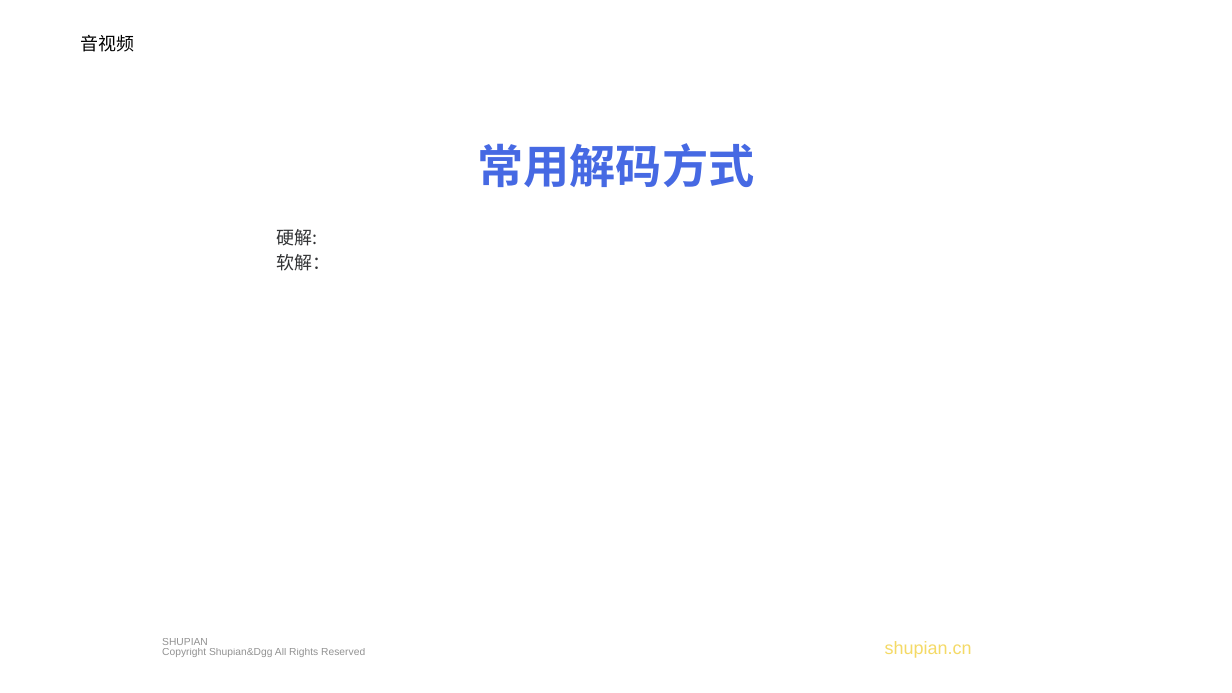
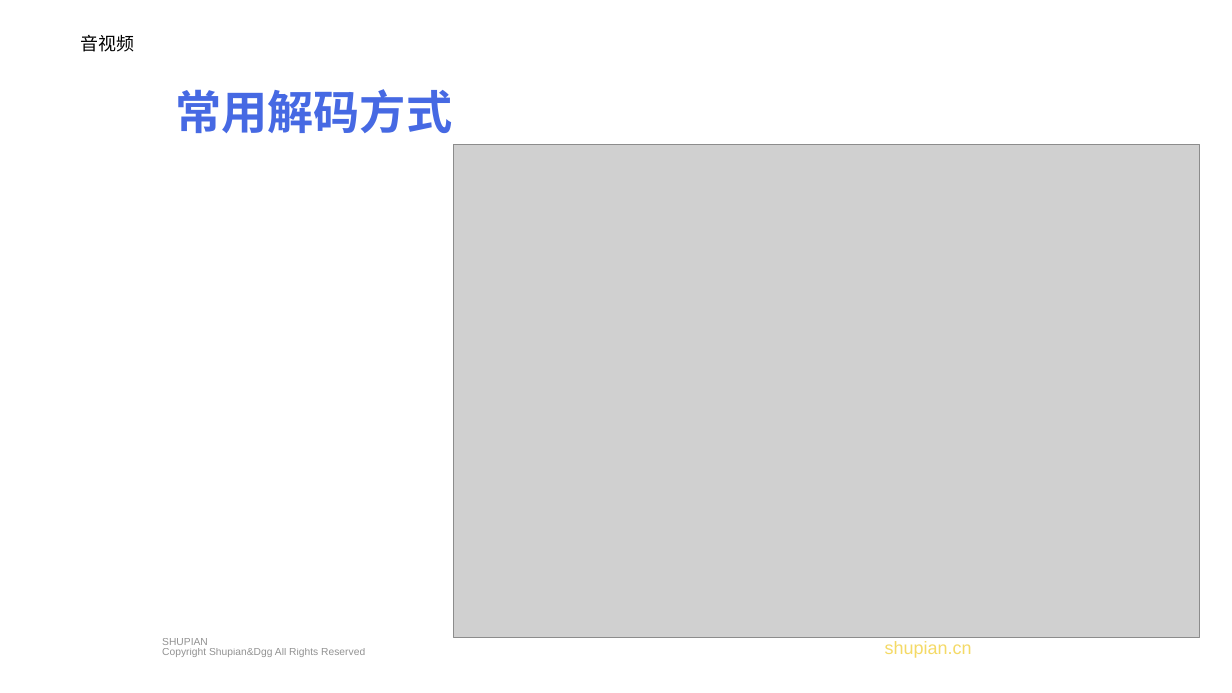
Before and after one commit to xiaowifi/MyNote, a slide deck: slide 5 of blogpage/content/posts/Android/音视频/培训/音视频原理简介.pptx. Drawn at 1232x693 pixels with LibreOffice and Linux fonts; fonts in the diff are those of the drawing; grey boxes stand for pictures; background and template pictures are left out. Boxes give left, top, right and bottom in pixels: in the first picture for what was removed or moved away, otherwise in the second. Text is boxed around its words. In the diff, an @@ line names an element or a change of style, - is before the commit and + after.

Commit message:
新增资料

```diff
--- a/blogpage/content/posts/Android/音视频/培训/音视频原理简介.pptx
+++ b/blogpage/content/posts/Android/音视频/培训/音视频原理简介.pptx
@@ text "常用解码方式": place and size @@
-text "常用解码方式" at bbox=[477, 143, 754, 187]
+text "常用解码方式" at bbox=[175, 89, 452, 133]
@@ picture added at bbox=[453, 144, 1200, 638] @@
@@ text removed at bbox=[277, 229, 331, 271] @@
-硬解:
-软解：
```
